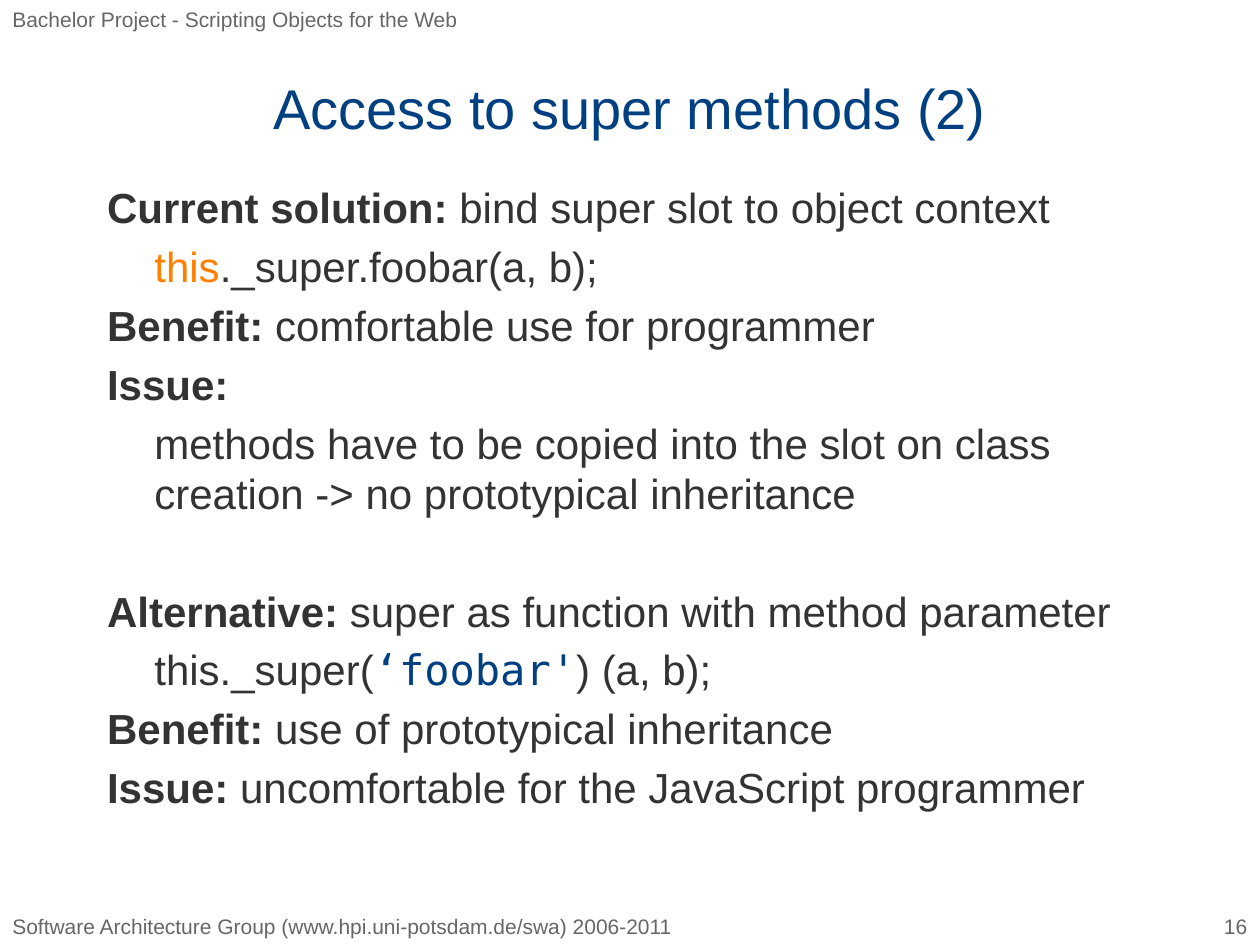
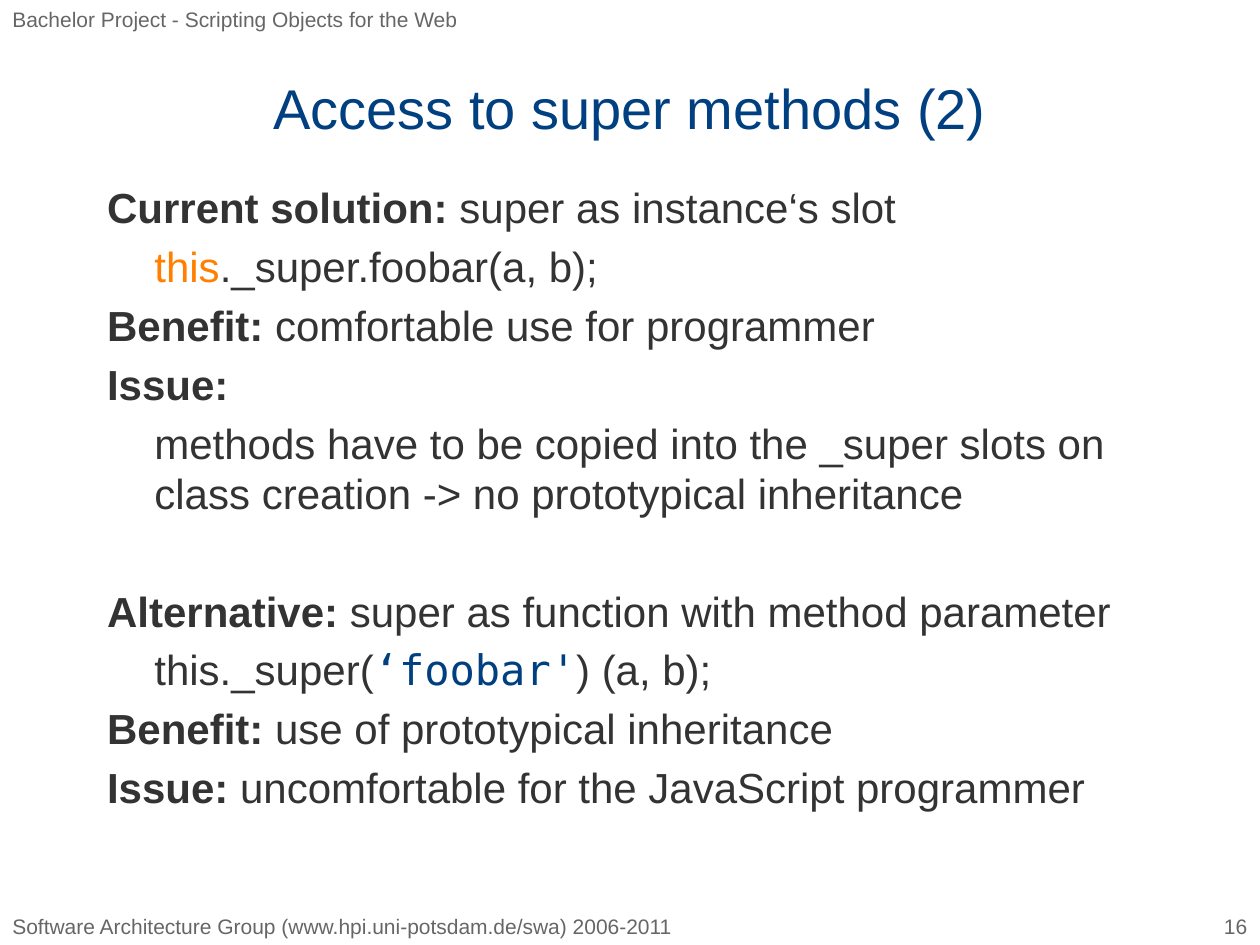
Before and after one commit to bp2010h1/orca, a slide deck: slide 16 of doc/squeakyJS.pptx. Drawn at 1260x945 pixels with LibreOffice and Linux fonts; fonts in the diff are those of the drawing; background and template pictures are left out. Boxes give left, top, right and bottom in pixels: in the first picture for what was removed or moved away, otherwise in the second. Text is boxed around its words. In the diff, an @@ line names an element or a change of style, - is before the commit and + after.

```diff
--- a/doc/squeakyJS.pptx
+++ b/doc/squeakyJS.pptx
@@ text at bbox=[107, 192, 896, 232]: text changed @@
-Current solution: bind super slot to object context
+Current solution: super as instance‘s slot
@@ text at bbox=[154, 428, 1105, 517]: text changed @@
-methods have to be copied into the slot on class creation -> no prototypical inheritance
+methods have to be copied into the _super slots on class creation -> no prototypical inheritance
```
Also in this commit, not shown: 6 other slides changed, 1 other file.
